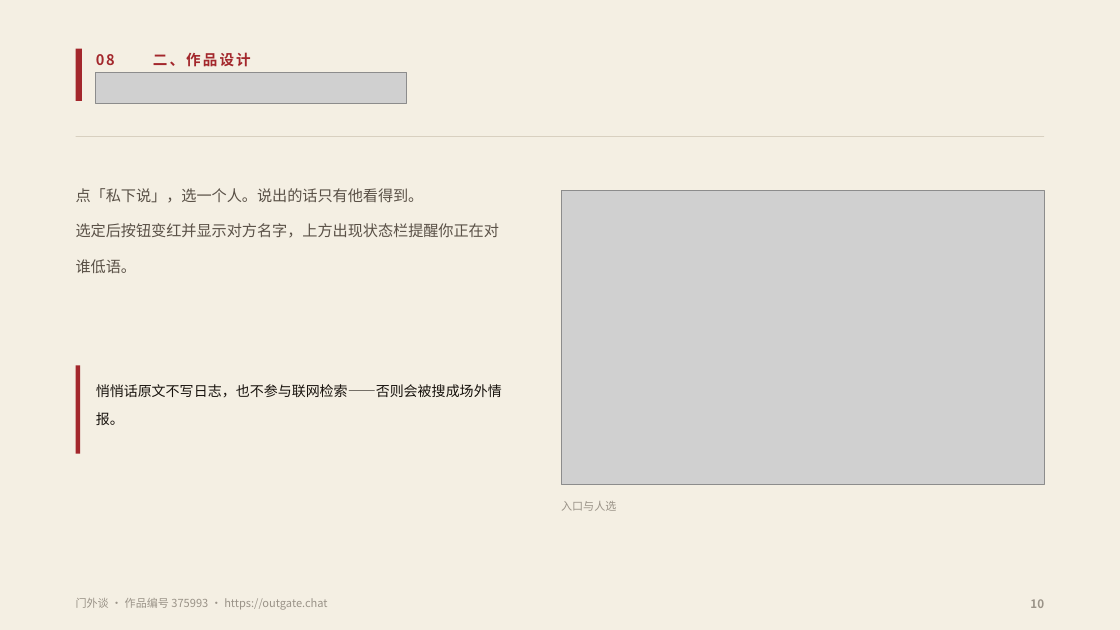
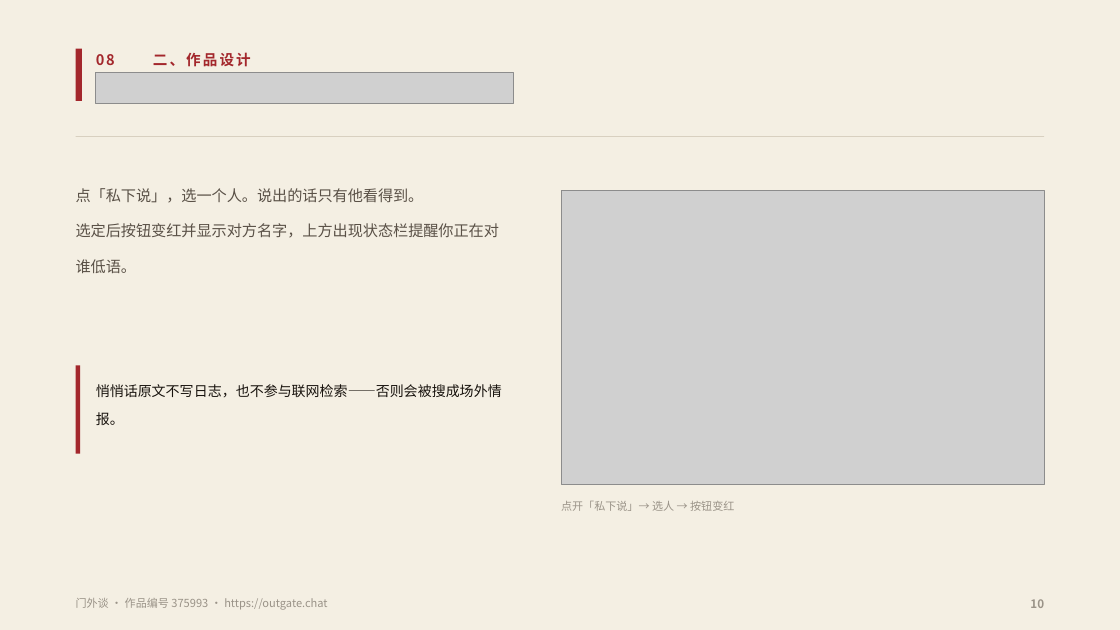
Before and after one commit to fsh114514/menwaitan, a slide deck: slide 10 of competition/答辩PPT.pptx. Drawn at 1120x630 pixels with LibreOffice and Linux fonts; fonts in the diff are those of the drawing; grey boxes stand for pictures. Boxes give left, top, right and bottom in pixels: in the first picture for what was removed or moved away, otherwise in the second. Text is boxed around its words. In the diff, an @@ line names an element or a change of style, - is before the commit and + after.

```diff
--- a/competition/答辩PPT.pptx
+++ b/competition/答辩PPT.pptx
@@ picture: place and size @@
-picture at (96, 72, 407, 103)
+picture at (96, 72, 513, 103)
@@ text at (561, 501, 734, 511): text changed @@
-入口与人选
+点开「私下说」→ 选人 → 按钮变红
```
Also in this commit, not shown: 13 other slides changed, 2 other files.
